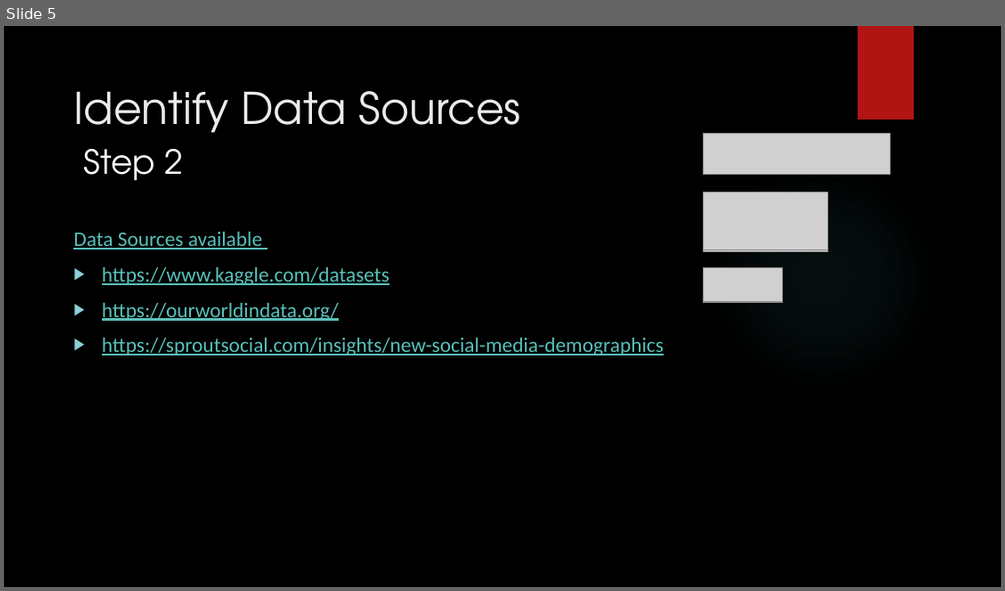
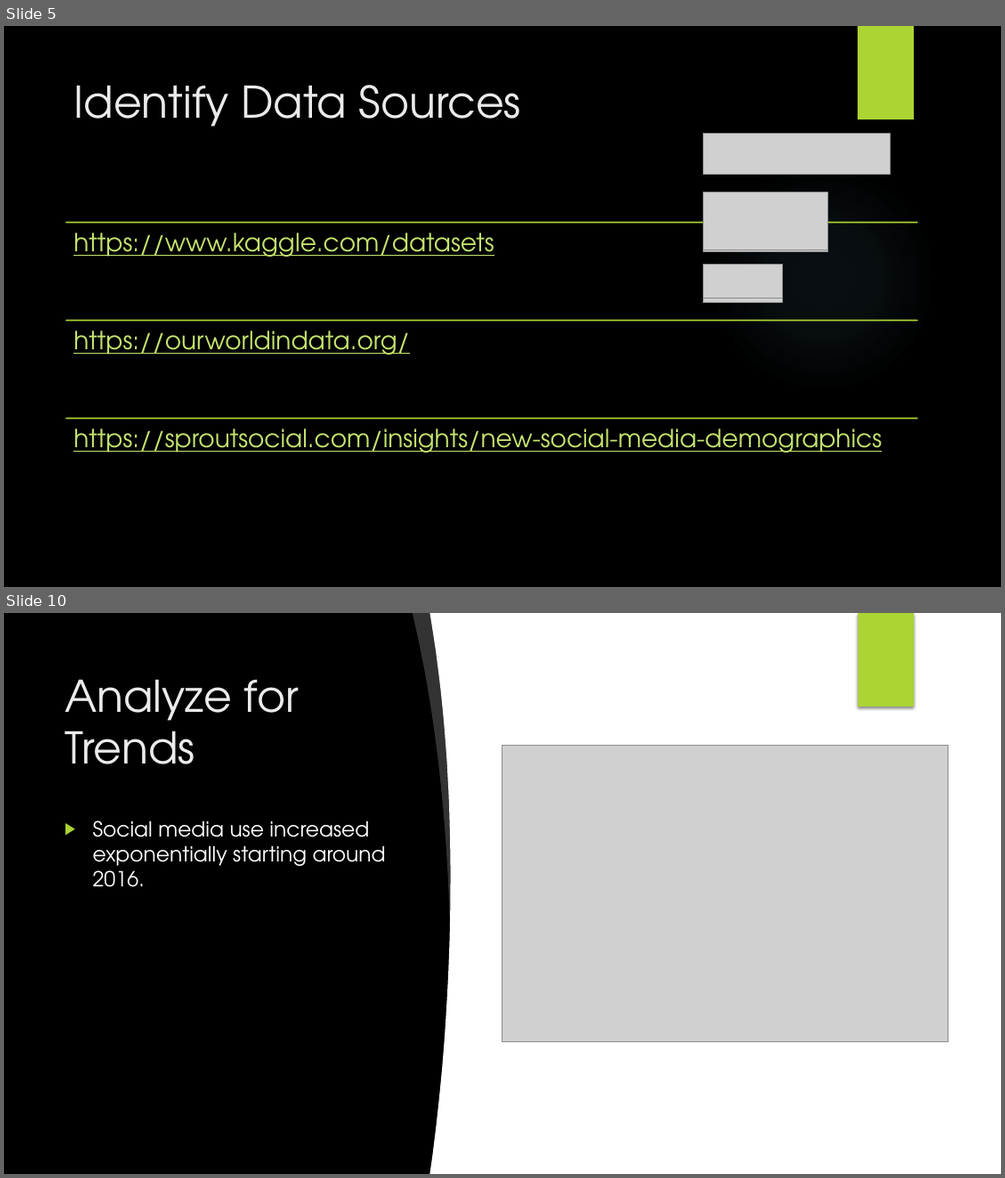
Before and after one commit to ludmilagd/SocialMediaUsageImpact, a slide deck: SocialMediaSuicideRate.pptx. Shown one above the other, each under a label of ours: slide 5 before the commit, slides 5 and 10 after it; the slides between them are not shown. The pictures are 1005x591 and 1005x1178 pixels, drawn with LibreOffice and Linux fonts; fonts in the diff are those of the drawing; grey boxes stand for pictures; background and template pictures are left out. Boxes give left, top, right and bottom in pixels: in the first picture for what was removed or moved away, otherwise in the second. Text is boxed around its words. In the diff, an @@ line names an element or a change of style, - is before the commit and + after.

Commit message:
Add plots for individual social media platforms

```diff
--- a/SocialMediaSuicideRate.pptx
+++ b/SocialMediaSuicideRate.pptx
@@ slide 10 added at bbox=[4, 613, 1001, 1174], background picture (left out); not listed: 1 template element that a slide beside it also shows @@
@@ freeform shape added at bbox=[413, 613, 458, 916], fill #FFFFFF at 20% opacity @@
@@ freeform shape added at bbox=[429, 613, 540, 1174], fill #FFFFFF @@
@@ rectangle added at bbox=[502, 613, 1001, 1174], fill #FFFFFF @@
@@ rectangle added at bbox=[858, 613, 914, 706], fill #ACD433 @@
@@ title added at bbox=[65, 679, 299, 764], 42 pt, text #EBEBEB @@
+Analyze for Trends
@@ picture added at bbox=[502, 745, 947, 1041] @@
@@ text added at bbox=[93, 820, 386, 887], 20 pt, text #FFFFFF @@
+▶ Social media use increased exponentially starting around 2016.
@@ slide 5 changed as well @@
@@ rectangle at bbox=[858, 26, 914, 119]: fill #B01513 to #ACD433 @@
@@ title "Identify Data Sources": place and size @@
-title "Identify Data Sources" at bbox=[73, 91, 521, 133]
+title "Identify Data Sources" at bbox=[73, 85, 521, 127]
@@ text removed at bbox=[84, 149, 184, 181] @@
-Step 2
@@ ellipse at bbox=[708, 163, 938, 394]: fill gradient #50B9C1 to gradient #7AC4F0 @@
@@ text removed at bbox=[73, 232, 663, 355] @@
-Data Sources available
-▶ https://www.kaggle.com/datasets
-▶ https://ourworldindata.org/
-▶ https://sproutsocial.com/insights/new-social-media-demographics
@@ group added at bbox=[66, 222, 917, 452]: 3 lines, 3 texts @@
+https://www.kaggle.com/datasets
+https://ourworldindata.org/
+https://sproutsocial.com/insights/new-social-media-demographics
```
Also in this commit, not shown: 10 other slides changed, 2 other slides added, 2 slides removed, 40 other files.
